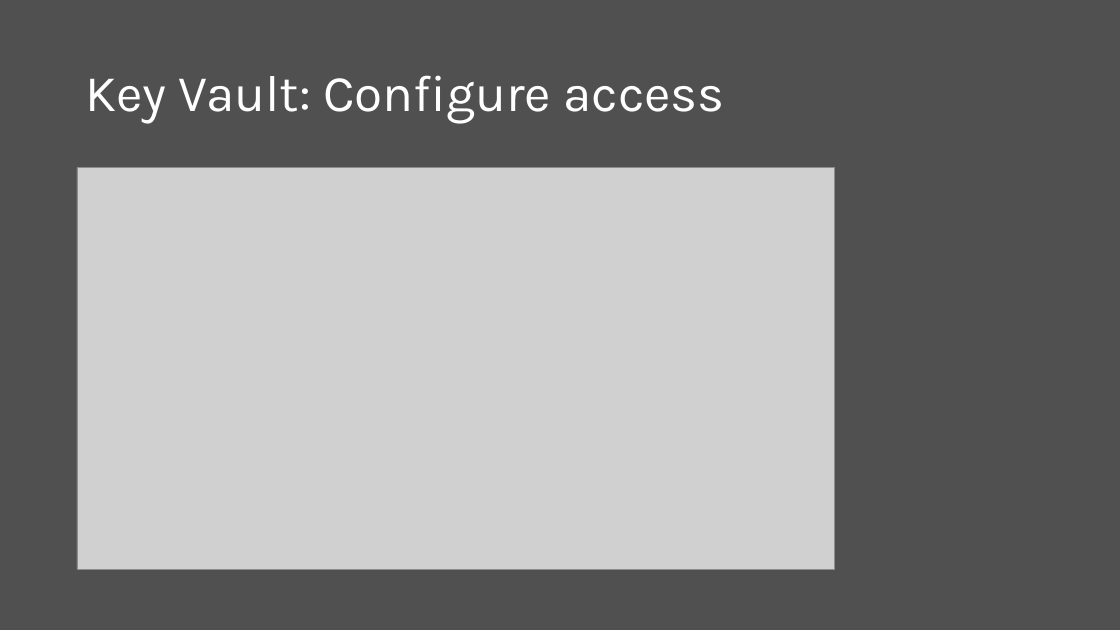
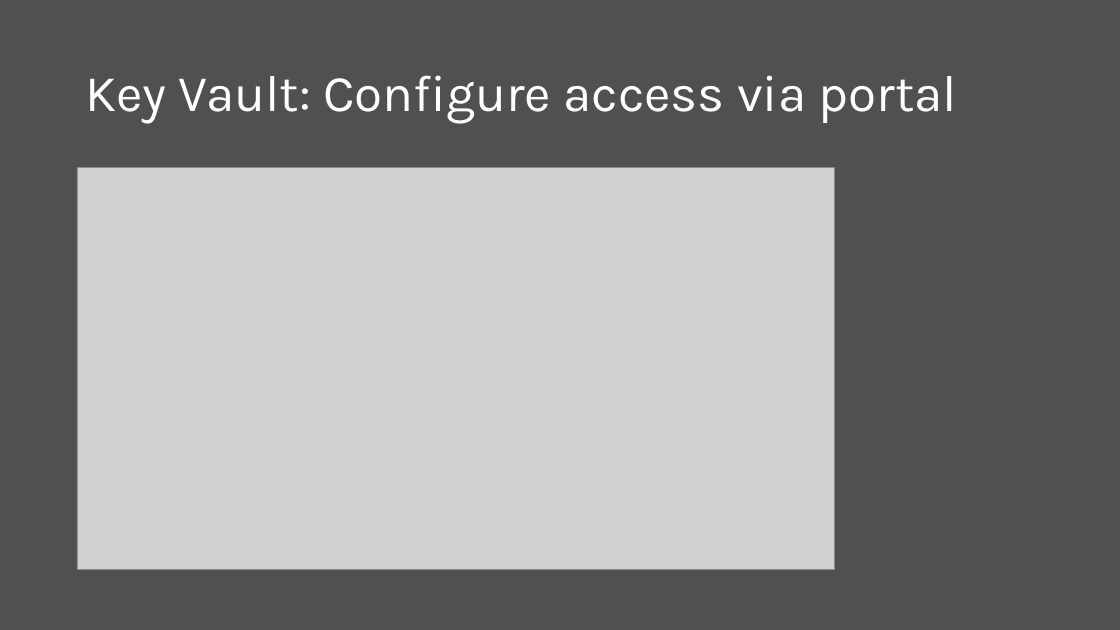
Before and after one commit to scottaddie/slide-decks, a slide deck: slide 15 of Protecting App Secrets.pptx. Drawn at 1120x630 pixels with LibreOffice and Linux fonts; fonts in the diff are those of the drawing; grey boxes stand for pictures. Boxes give left, top, right and bottom in pixels: in the first picture for what was removed or moved away, otherwise in the second. Text is boxed around its words. In the diff, an @@ line names an element or a change of style, - is before the commit and + after.

```diff
--- a/Protecting App Secrets.pptx
+++ b/Protecting App Secrets.pptx
@@ title at [85,75,956,123]: text changed @@
-Key Vault: Configure access
+Key Vault: Configure access via portal
```
Also in this commit, not shown: 5 other slides changed, 1 slide added.
